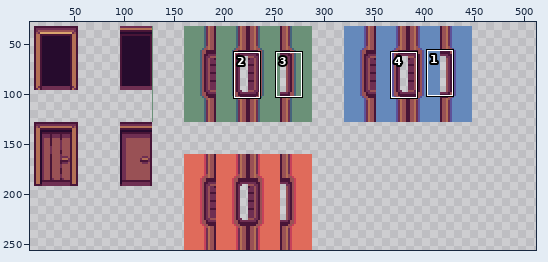
File history of a sprite sheet, assets/Door 32x32.png. Above, an overview of the earlier version with the close-up marked.
Close-up. First the earlier version:
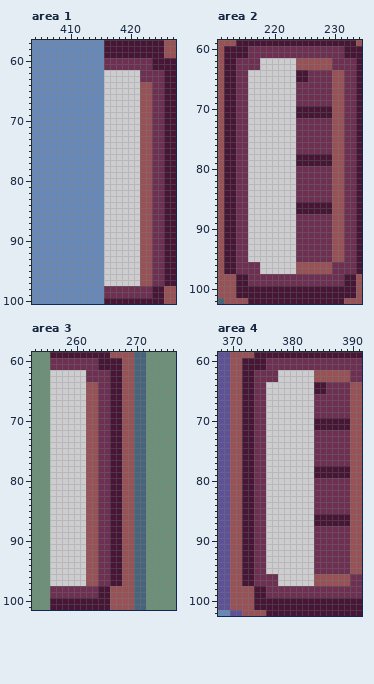
The file is 512x256 pixels. Shown: area 1: x 404..427, y 57..100; area 2: x 211..234, y 59..102; area 3: x 253..276, y 59..101; area 4: x 368..391, y 59..102. The wide view leaves out empty margins. The commit also changed other parts of the picture, which this record leaves out.
The same view after the edit:
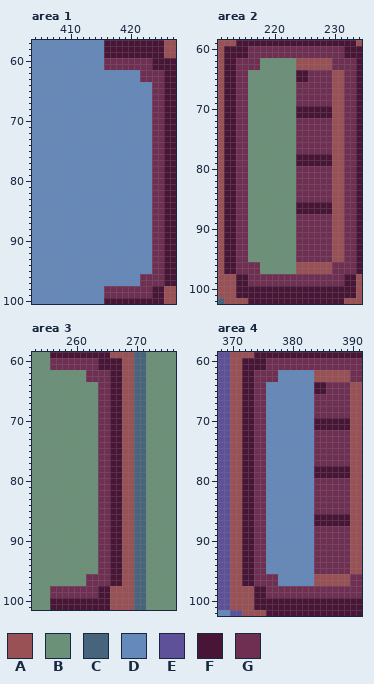
Palette (. is transparent): A #995155  B #6b9178  C #46647c  D #6589bb  E #5e5199  F #481537  G #6f2f52
The exact change:
Area 1:
y 62..63: x 416..421 ...... -> DDDDDD
y 64..95: x 416..423 ......AA -> DDDDDDDD
y 96..97: x 416..423 ......AA -> DDDDDDGG
Area 2:
y 62..63: x 218..223 ...... -> BBBBBB
y 64..95: x 216..223 ........ -> BBBBBBBB
y 96..97: x 218..223 ...... -> BBBBBB
Area 3:
y 62..63: x 256..261 ...... -> BBBBBB
y 64..95: x 256..263 ......AA -> BBBBBBBB
y 96..97: x 256..263 ......AA -> BBBBBBGG
Area 4:
y 62..63: x 378..383 ...... -> DDDDDD
y 64..95: x 376..383 ........ -> DDDDDDDD
y 96..97: x 378..383 ...... -> DDDDDD
Changed places in both close-ups, as pixel boxes (x1, y1, x2, y2):
changed: (104, 70, 152, 286)
added: (248, 58, 296, 274)
changed: (50, 370, 98, 586)
added: (266, 370, 314, 586)
